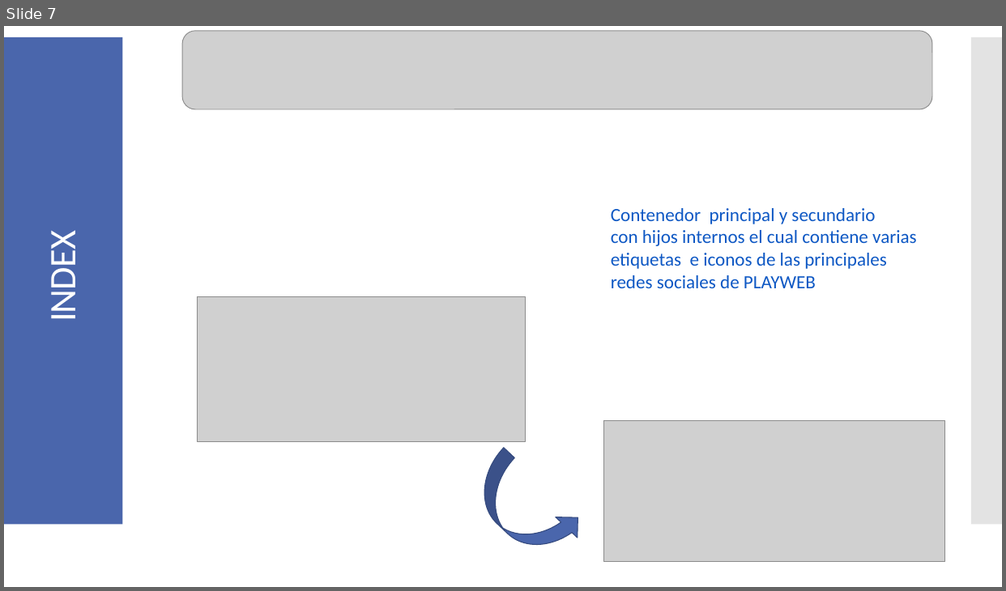
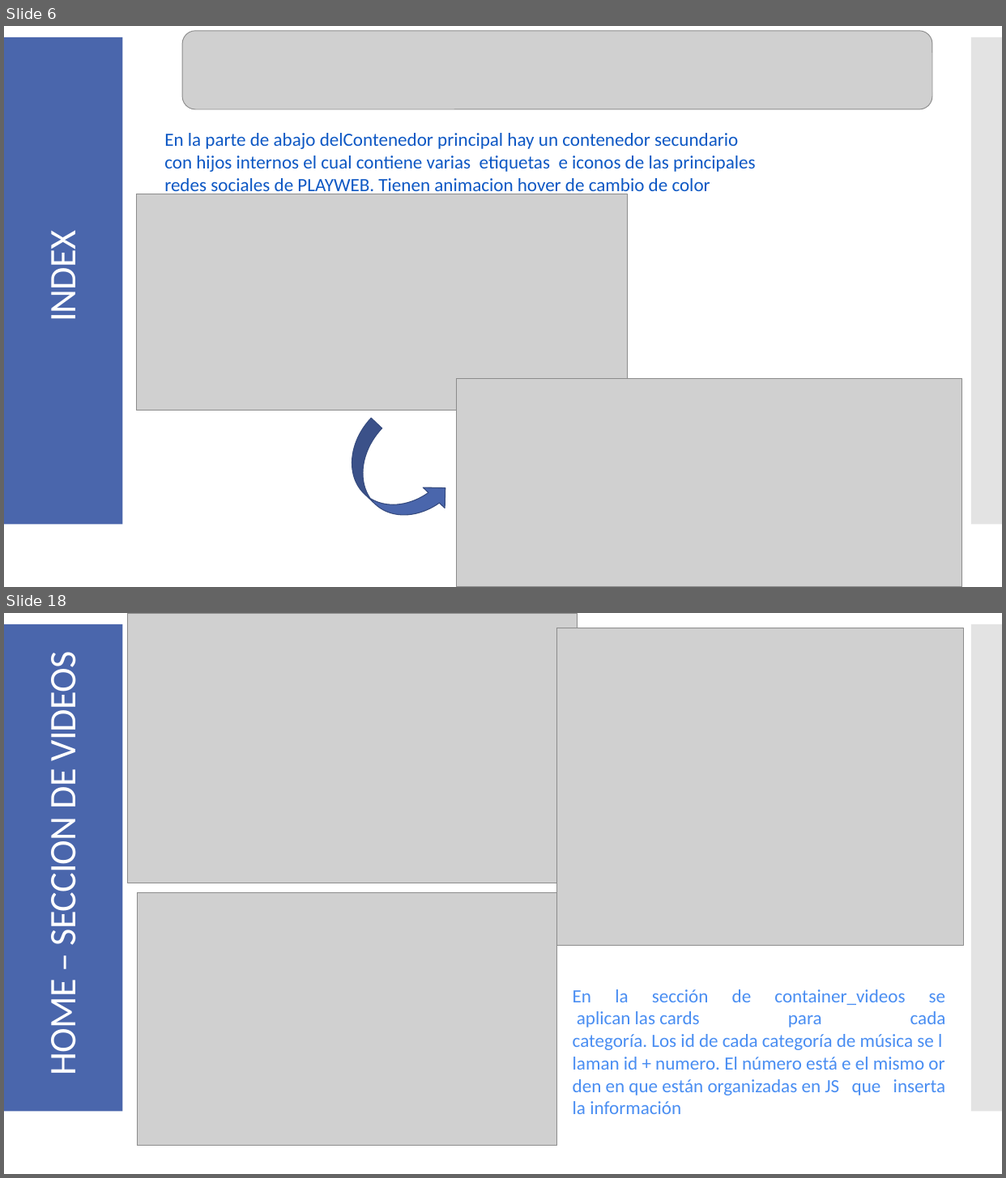
Before and after one commit to MalyJPL/PlayWeb-BICTIA, a slide deck: Manual/Manual_Desarrollo.pptx. Shown one above the other, each under a label of ours: slide 7 before the commit, slides 6 and 18 after it; the slides between them are not shown. The pictures are 1006x591 and 1006x1178 pixels, drawn with LibreOffice and Linux fonts; fonts in the diff are those of the drawing; grey boxes stand for pictures. Boxes give left, top, right and bottom in pixels: in the first picture for what was removed or moved away, otherwise in the second. Text is boxed around its words. In the diff, an @@ line names an element or a change of style, - is before the commit and + after.

```diff
--- a/Manual/Manual_Desarrollo.pptx
+++ b/Manual/Manual_Desarrollo.pptx
@@ slide 18 added at (4, 613, 1002, 1174), background #FFFFFF; not listed: 2 template elements that a slide beside it also shows @@
@@ picture added at (127, 613, 577, 884) @@
@@ picture added at (557, 628, 964, 945) @@
@@ title added at (40, 662, 85, 1073), 36 pt, text #FFFFFF @@
+HOME – SECCION DE VIDEOS
@@ picture added at (138, 893, 557, 1146) @@
@@ rectangle added at (565, 981, 954, 1147), outline #FFFFFF 0.75 pt, 18 pt, text #4A8EF2 @@
+En la sección de container_videos se aplican las cards para cada categoría. Los id de cada categoría de música se llaman id + numero. El número está e el mismo orden en que están organizadas en JS que inserta la información
@@ what was slide 7 is now slide 6 @@
@@ slide 6 changed as well @@
@@ text at (164, 133, 756, 196): text changed @@
-Contenedor principal y secundario
-con hijos internos el cual contiene varias
-etiquetas e iconos de las principales
-redes sociales de PLAYWEB
+En la parte de abajo delContenedor principal hay un contenedor secundario
+con hijos internos el cual contiene varias etiquetas e iconos de las principales
+redes sociales de PLAYWEB. Tienen animacion hover de cambio de color
@@ picture: place and size @@
-picture at (197, 297, 526, 442)
+picture at (136, 194, 627, 411)
@@ picture: place and size @@
-picture at (603, 420, 945, 561)
+picture at (456, 378, 962, 587)
@@ curved up arrow: place and size @@
-curved up arrow at (462, 448, 589, 571)
+curved up arrow at (330, 419, 456, 542)
```
Also in this commit, not shown: 6 other slides changed, 17 other slides added, 2 slides removed, 10 other files.
